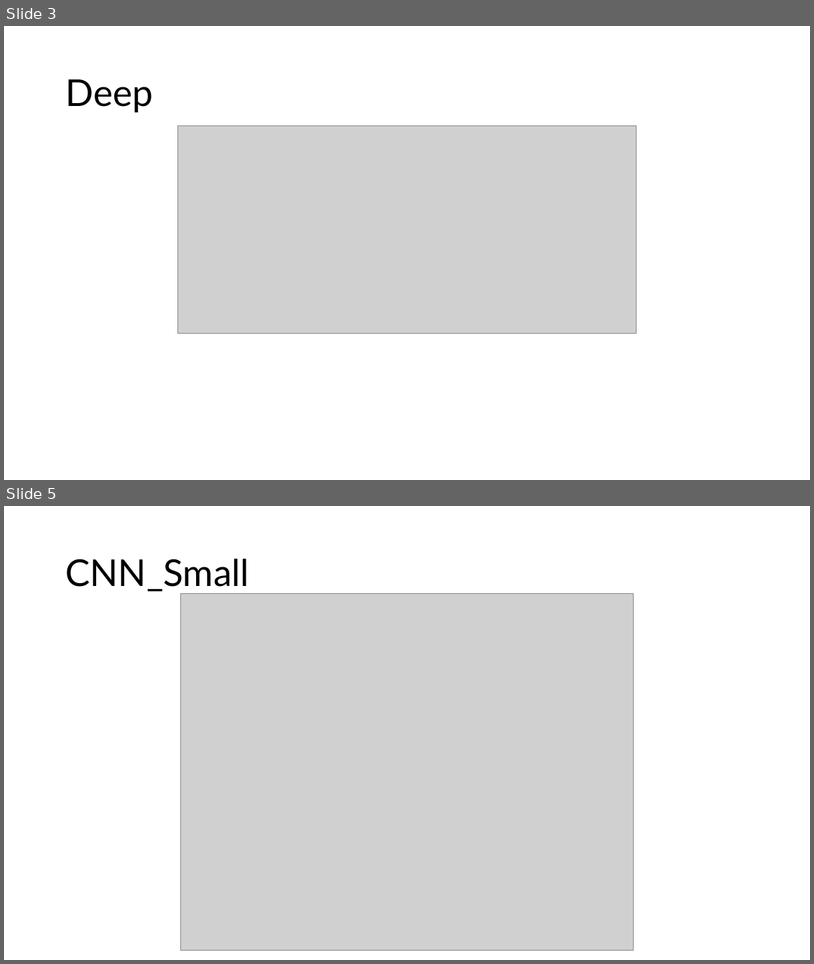
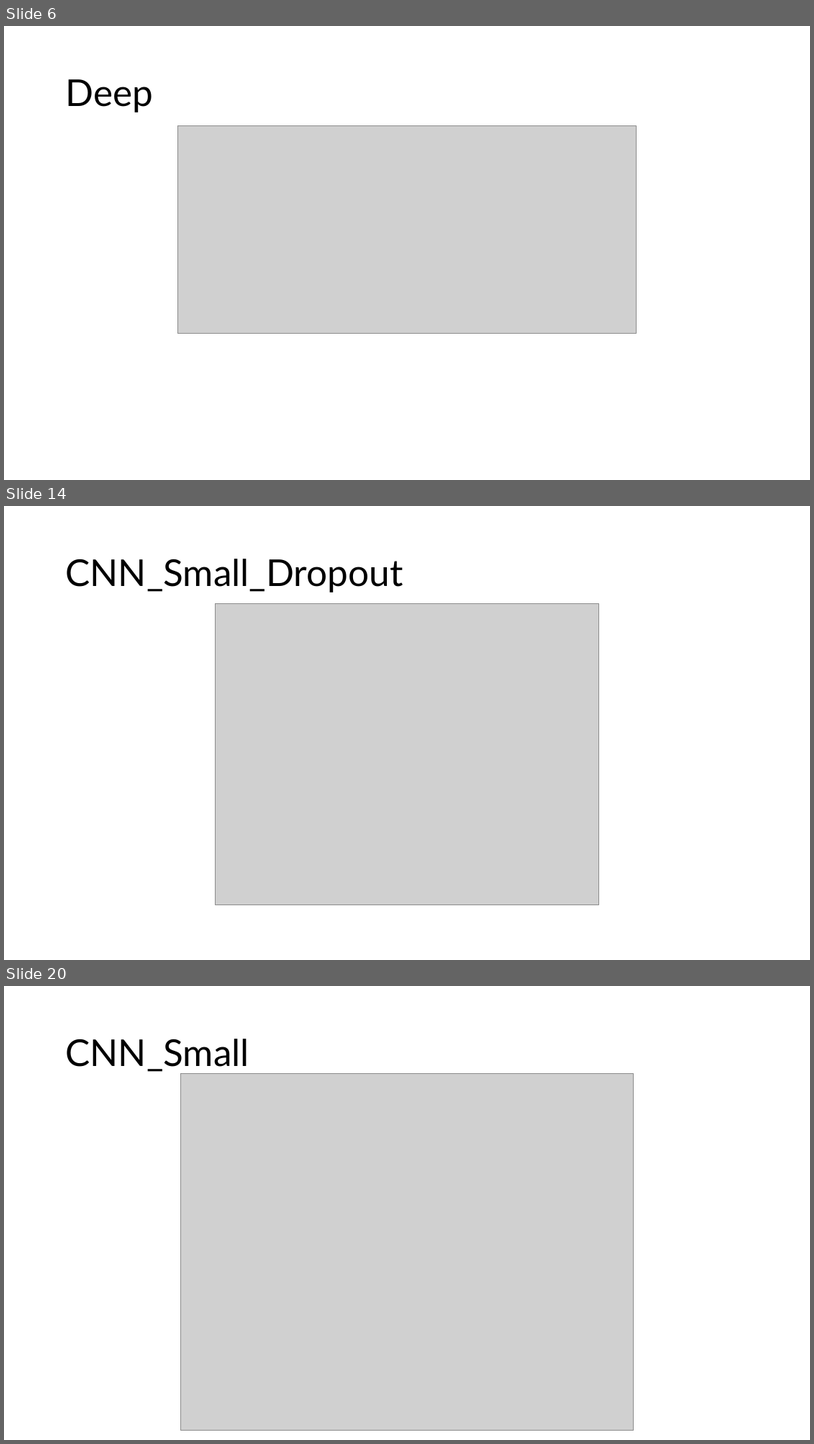
Before and after one commit to aleksanderrut/Lab_ML_in_Phy, a slide deck: Projekt2/Prezentacja.pptx. Shown one above the other, each under a label of ours: slides 3 and 5 before the commit, slides 6, 14 and 20 after it; the slides between them are not shown. The pictures are 814x964 and 814x1444 pixels, drawn with LibreOffice and Linux fonts; fonts in the diff are those of the drawing; grey boxes stand for pictures. Boxes give left, top, right and bottom in pixels: in the first picture for what was removed or moved away, otherwise in the second. Text is boxed around its words. In the diff, an @@ line names an element or a change of style, - is before the commit and + after.

```diff
--- a/Projekt2/Prezentacja.pptx
+++ b/Projekt2/Prezentacja.pptx
@@ slide 14 added at [4, 506, 810, 960], background #FFFFFF @@
@@ title added at [65, 559, 403, 592], 44 pt, text #000000 @@
+CNN_Small_Dropout
@@ picture added at [215, 604, 600, 905] @@
@@ what was slide 3 is now slide 6 @@
@@ what was slide 5 is now slide 20 @@
```
Also in this commit, not shown: 3 slides changed, 26 other slides added, 3 other files.
